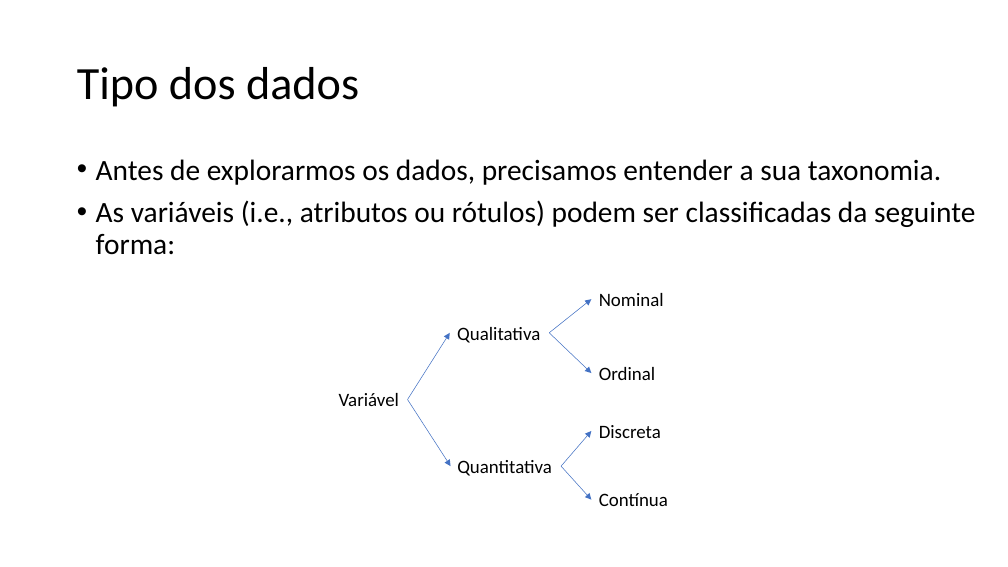
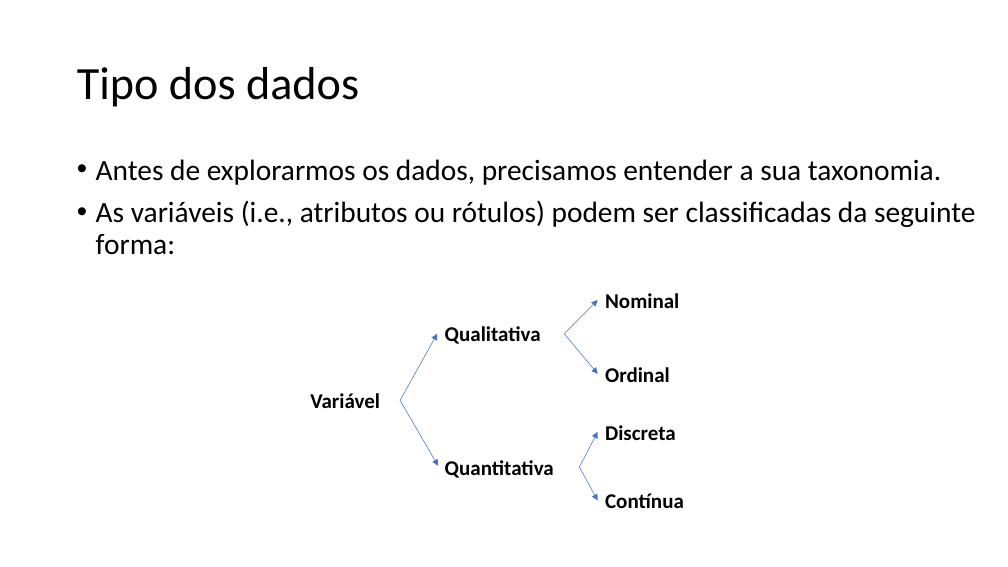
Before and after one commit to zz4fap/c24_inteligencia_artificial, a slide deck: slide 6 of slides/C24_EDA.pptx (slide 7 before the commit). Drawn at 1008x567 pixels with LibreOffice and Linux fonts; fonts in the diff are those of the drawing. Boxes give left, top, right and bottom in pixels: in the first picture for what was removed or moved away, otherwise in the second. Text is boxed around its words. In the diff, an @@ line names an element or a change of style, - is before the commit and + after.

```diff
--- a/slides/C24_EDA.pptx
+++ b/slides/C24_EDA.pptx
@@ text "Qualitativa": place and size @@
-text "Qualitativa" at [457,327,540,343]
+text "Qualitativa" at [445,326,541,344]
@@ arrow moved from (549, 333) - (591, 299) to (564, 333) - (598, 300) @@
@@ arrow moved from (408, 399) - (450, 333) to (400, 401) - (437, 333) @@
@@ arrow moved from (549, 333) - (591, 373) to (564, 333) - (598, 374) @@
@@ size 18 to 20 pt, bold on in 7 elements at [445,326,541,344], [445,460,554,478], [605,367,670,382], [605,425,676,440], [605,493,684,508], [605,293,679,308], [310,393,380,408] @@
@@ text "Variável": place and size @@
-text "Variável" at [339,393,399,406]
+text "Variável" at [310,393,380,408]
@@ arrow moved from (408, 399) - (451, 467) to (400, 401) - (439, 466) @@
@@ arrow moved from (561, 467) - (591, 431) to (579, 467) - (598, 432) @@
@@ text "Quantitativa": place and size @@
-text "Quantitativa" at [457,460,552,476]
+text "Quantitativa" at [445,460,554,478]
@@ arrow moved from (561, 467) - (591, 500) to (579, 467) - (598, 501) @@
```
Also in this commit, not shown: 4 other slides changed, 2 slides added, 2 slides removed, 1 other file.
